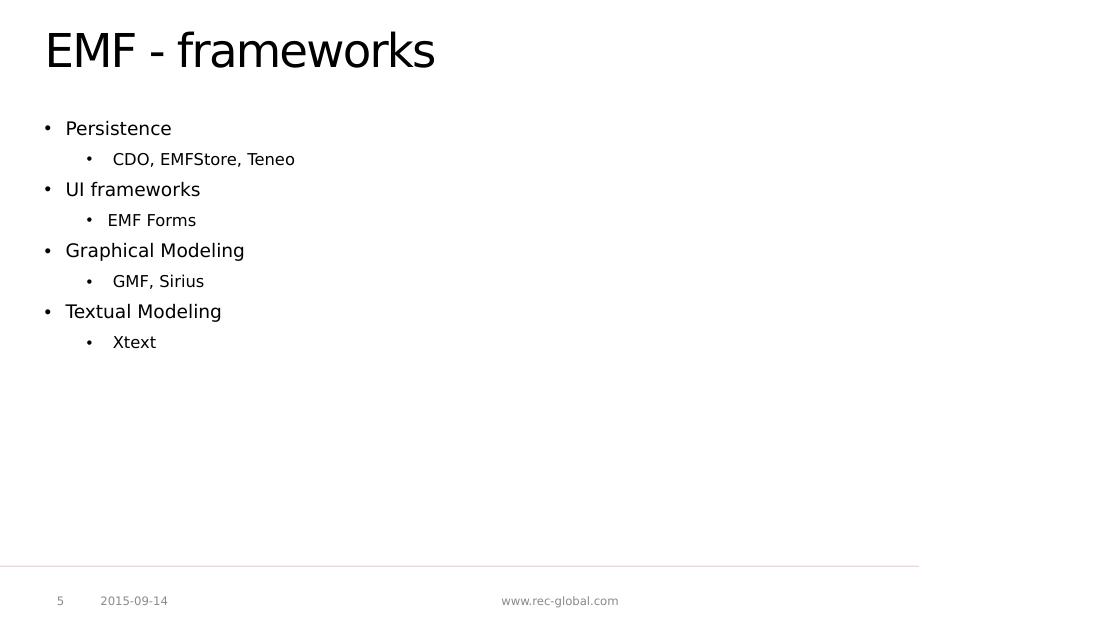
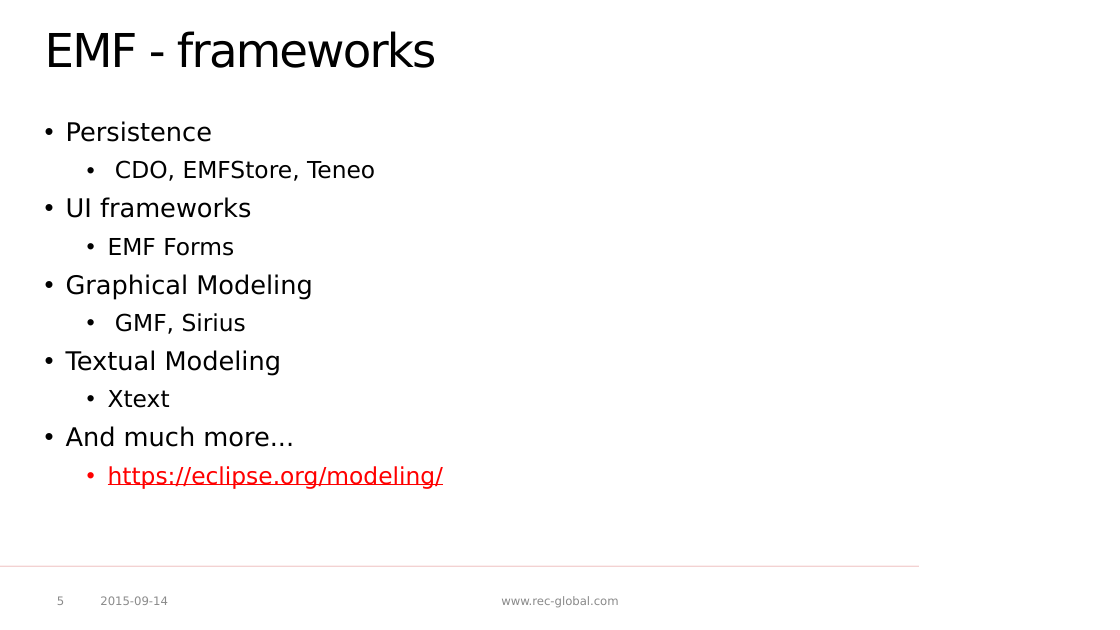
Before and after one commit to p-zalejko/jug_emf, a slide deck: slide 5 of JUG - EMF.pptx. Drawn at 1120x630 pixels with LibreOffice and Linux fonts; fonts in the diff are those of the drawing; background and template pictures are left out. Boxes give left, top, right and bottom in pixels: in the first picture for what was removed or moved away, otherwise in the second. Text is boxed around its words. In the diff, an @@ line names an element or a change of style, - is before the commit and + after.

```diff
--- a/JUG - EMF.pptx
+++ b/JUG - EMF.pptx
@@ text at (66, 121, 375, 408): size 16 to 22 pt in "Persistence", "UI frameworks", "Graphical Modeling", "Textual Modeling"; size 14 to 20 pt in "CDO, EMFStore, Teneo", "EMF Forms", "GMF, Sirius", "Xtext" @@
@@ text at (66, 426, 443, 489): paragraphs added @@
+  • And much more...
+    • https://eclipse.org/modeling/
```
Also in this commit, not shown: 9 other slides changed, 1 other file.
